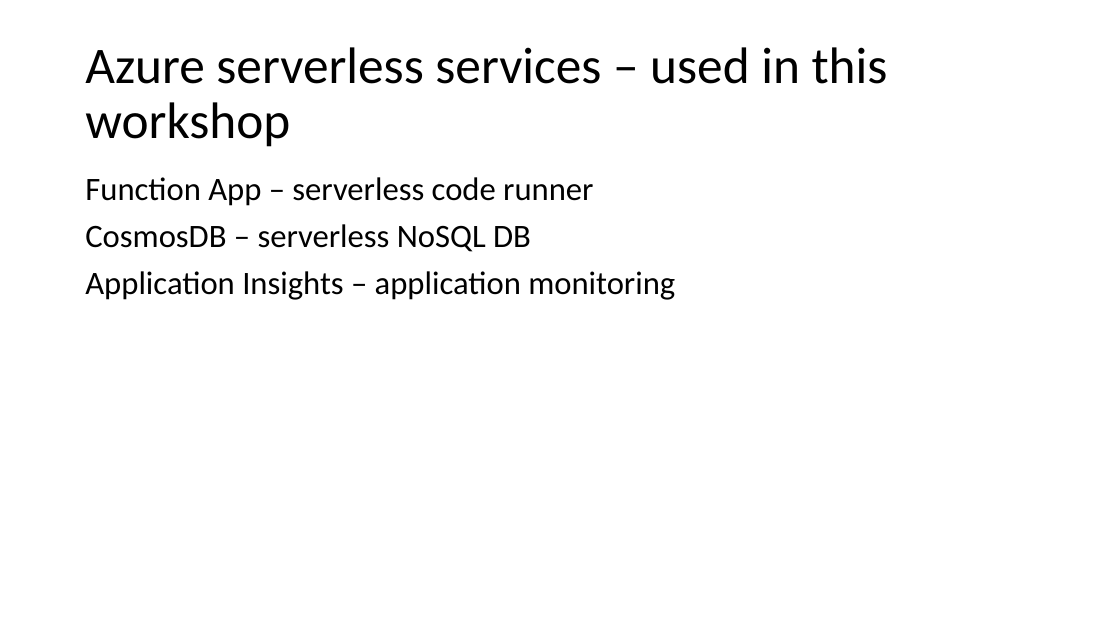
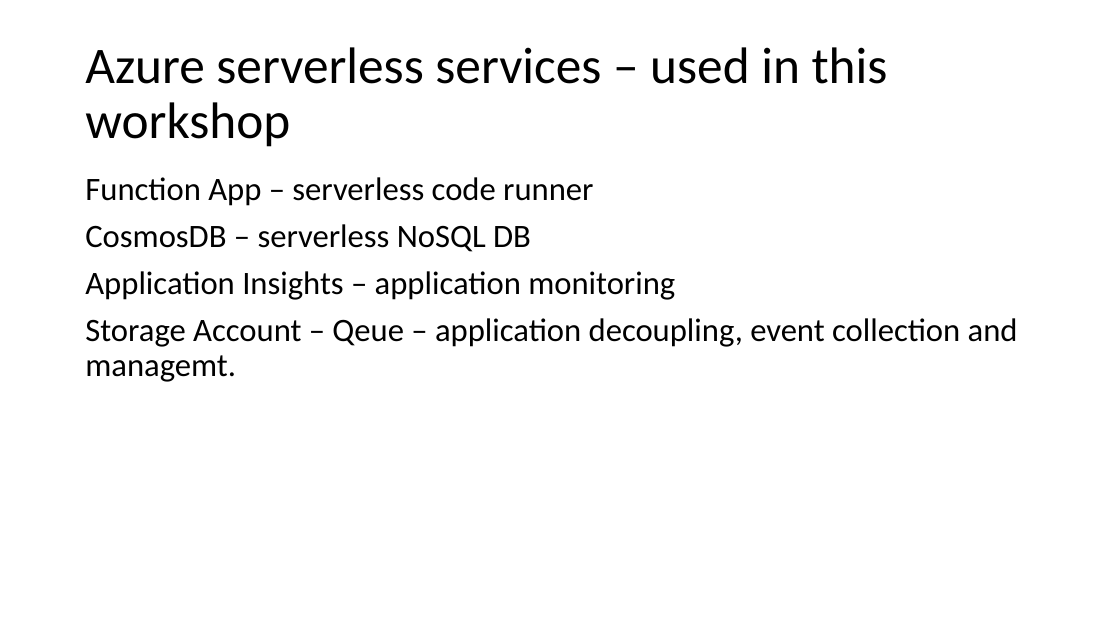
Before and after one commit to adamwozniak/azure-workshop-2023, a slide deck: slide 4 of Slides.pptx. Drawn at 1120x630 pixels with LibreOffice and Linux fonts; fonts in the diff are those of the drawing. Boxes give left, top, right and bottom in pixels: in the first picture for what was removed or moved away, otherwise in the second. Text is boxed around its words. In the diff, an @@ line names an element or a change of style, - is before the commit and + after.

```diff
--- a/Slides.pptx
+++ b/Slides.pptx
@@ text at [85,318,1018,382]: paragraph added @@
+Storage Account – Qeue – application decoupling, event collection and managemt.
```
Also in this commit, not shown: 19 other files.
